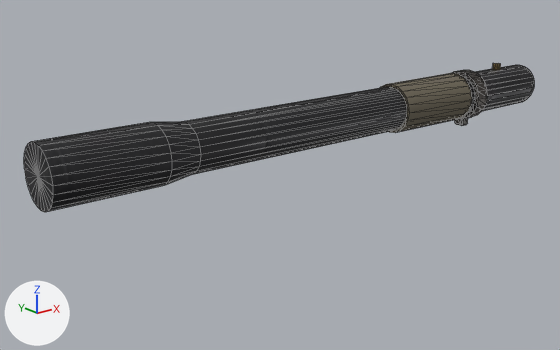
Renders of the glTF model assets/models/attachments/barrel/sawn_stub.glb from each side of a commit.
Rendered twice from a camera (50 mm lens) standing at (-0.103, -0.274, 0.088) and looking at (0.128, 0.015, -0.028). The axes (+X, +Y, +Z) are drawn at lower left. The lights are the same throughout. The older version comes first. Mesh edges are drawn as thin lines. Where no turn or scale is listed for an object, it has been applied to the vertices.
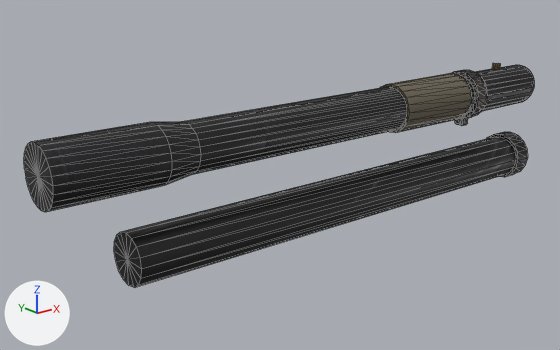
The edits, one by one:
Mesh me_magtubestub is new.
It has 70 vertices, 128 faces and spans x 0.034..0.298, y -0.014..0.014, z -0.056..-0.03.
It uses material mat_sawn_stub_atlas.
Object 'MagTubeStub' (ob_magtubestub) is new; it shows me_magtubestub.
Its location is (0.0, 0.0, 0.0).

Where the change shows, as pixel boxes [x1, y1, x2, y2] in the pictures (560 x 350 px):
'MagTubeStub', added: after [114, 132, 528, 287]
